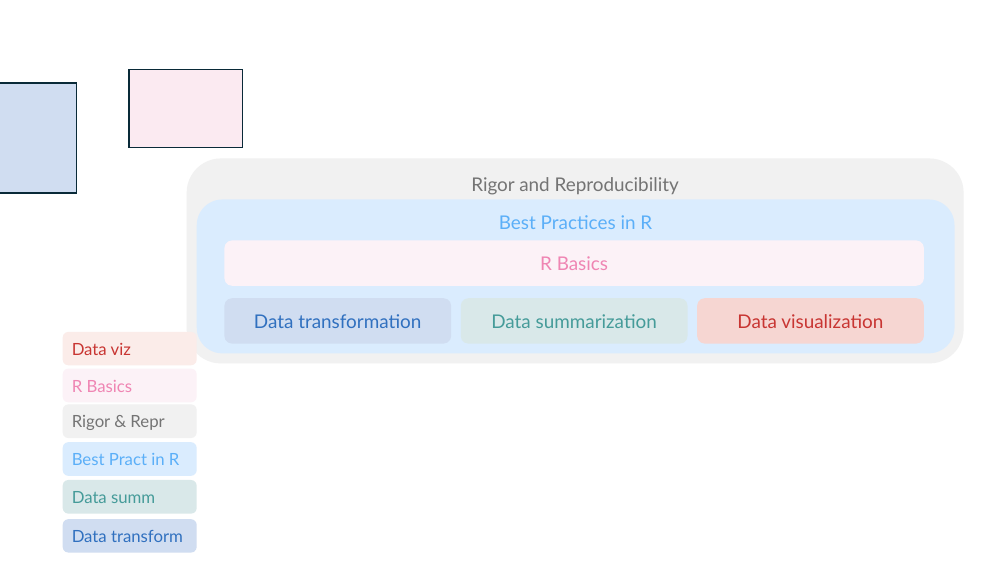
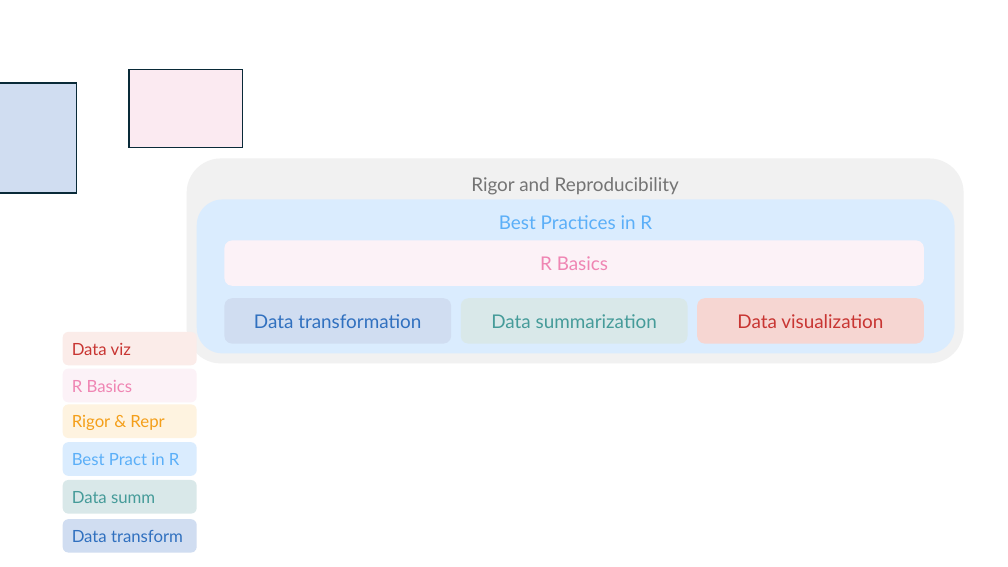
Before and after one commit to nwakim/PUBH_523_26Su, a slide deck: slide 1 of images/course_org.pptx. Drawn at 1008x567 pixels with LibreOffice and Linux fonts; fonts in the diff are those of the drawing. Boxes give left, top, right and bottom in pixels: in the first picture for what was removed or moved away, otherwise in the second. Text is boxed around its words. In the diff, an @@ line names an element or a change of style, - is before the commit and + after.

```diff
--- a/images/course_org.pptx
+++ b/images/course_org.pptx
@@ rounded rectangle "Rigor & Repr" at [63, 405, 197, 439]: text colour #747474 to #F49F1A; fill #D1D1D1 at 30% opacity to #FEF3E0 @@
```
Also in this commit, not shown: 14 other files.
